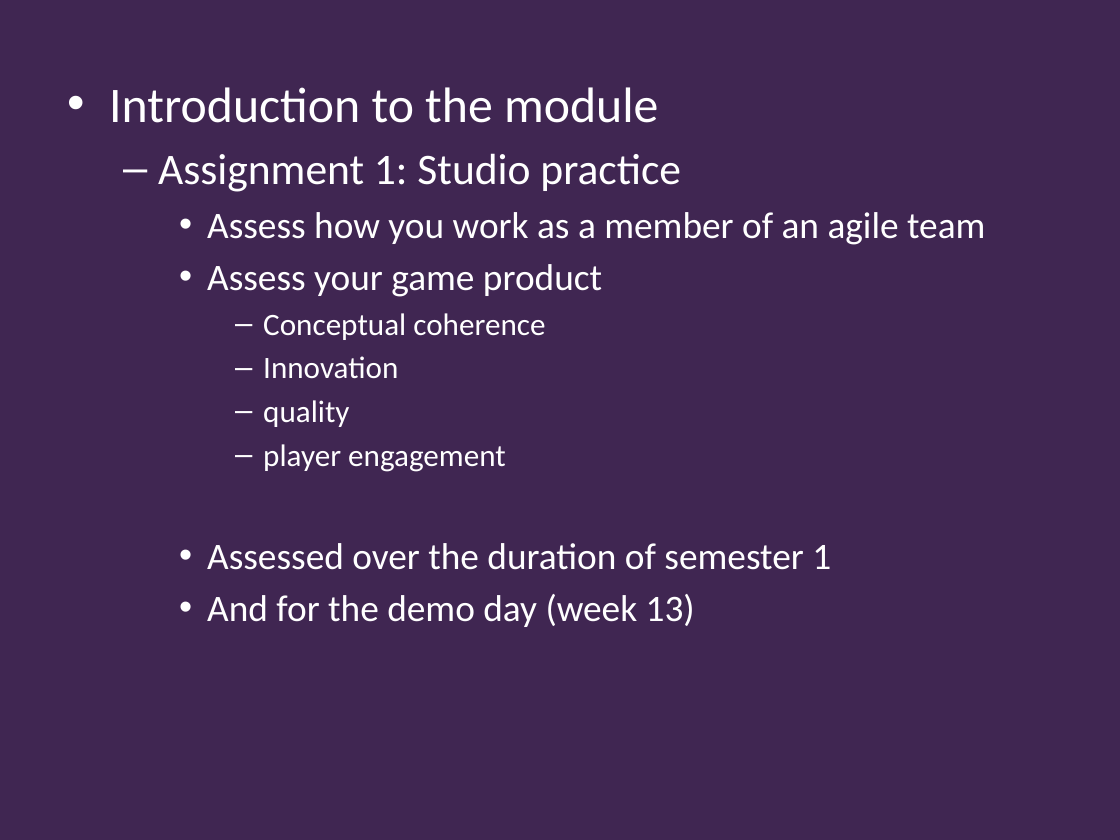
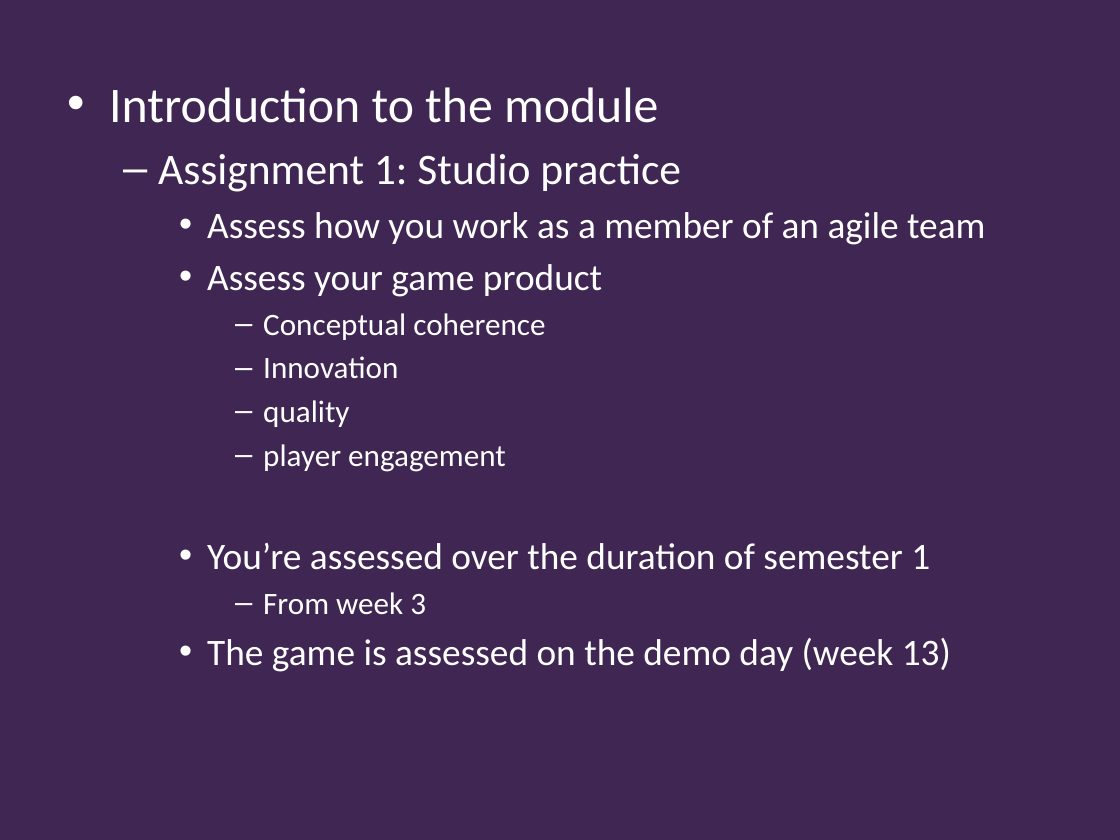
Before and after one commit to Falmouth-Games-Academy/ba-course-materials, a slide deck: slide 5 of GAM320/01/GAM320_01_lecture.pptx. Drawn at 1120x840 pixels with LibreOffice and Linux fonts; fonts in the diff are those of the drawing; background and template pictures are left out. Boxes give left, top, right and bottom in pixels: in the first picture for what was removed or moved away, otherwise in the second. Text is boxed around its words. In the diff, an @@ line names an element or a change of style, - is before the commit and + after.

```diff
--- a/GAM320/01/GAM320_01_lecture.pptx
+++ b/GAM320/01/GAM320_01_lecture.pptx
@@ text at [207, 543, 951, 672]: text changed @@
-    • Assessed over the duration of semester 1
-    • And for the demo day (week 13)
+    • You’re assessed over the duration of semester 1
+      – From week 3
+    • The game is assessed on the demo day (week 13)
```
Also in this commit, not shown: 2 other slides changed, 1 other file.
